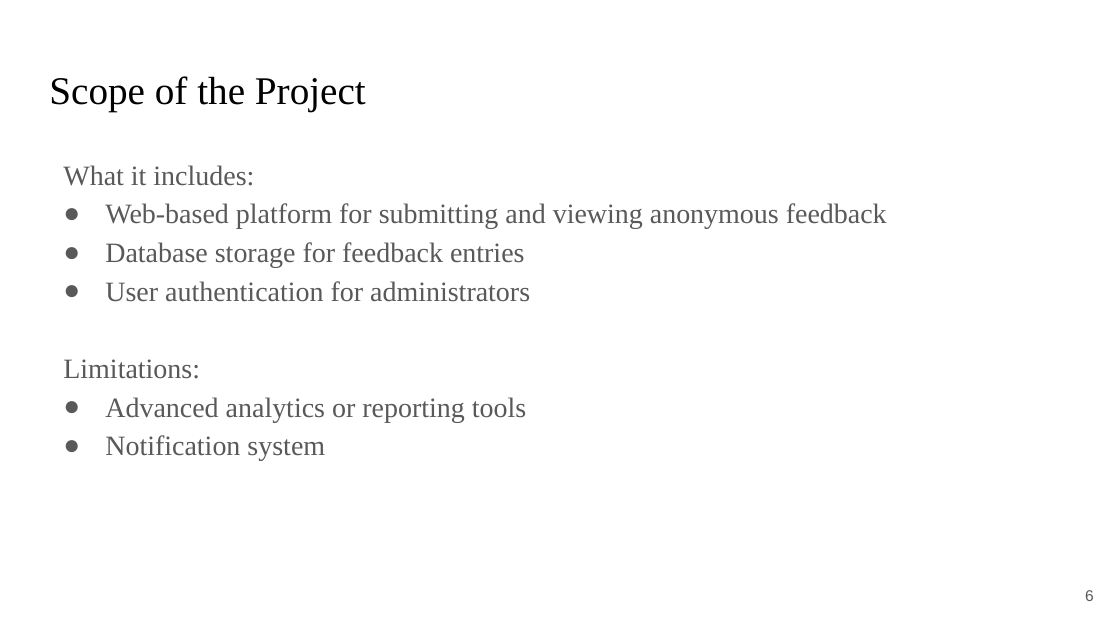
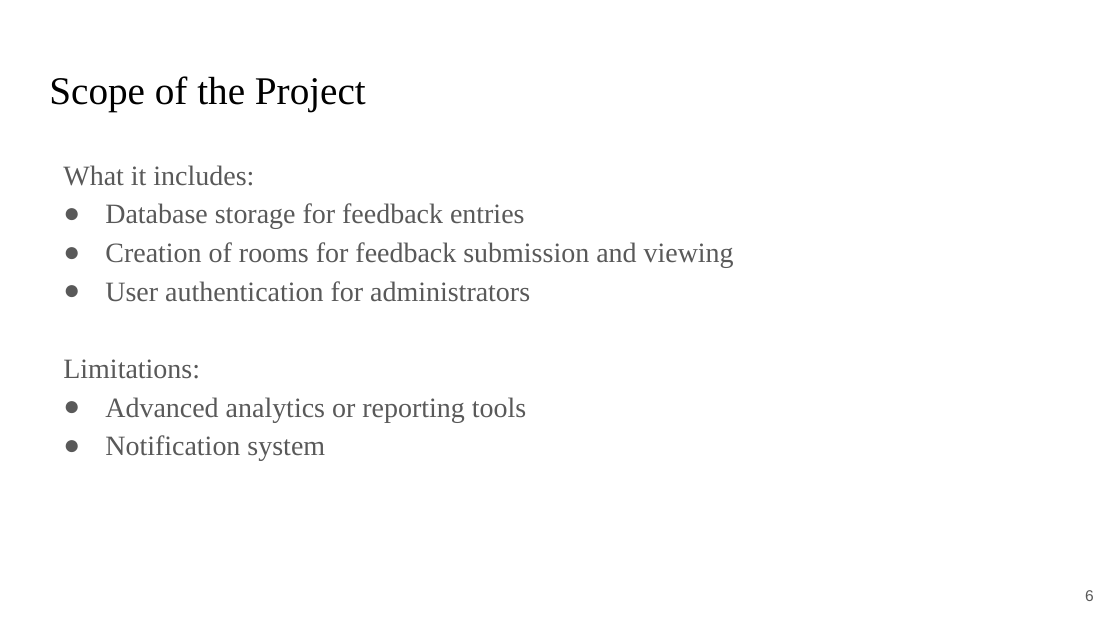
Before and after one commit to Lumineskz/AnonFeedbackWall, a slide deck: slide 6 of Presentations/Proposal Format.pptx. Drawn at 1120x630 pixels with LibreOffice and Linux fonts; fonts in the diff are those of the drawing. Boxes give left, top, right and bottom in pixels: in the first picture for what was removed or moved away, otherwise in the second. Text is boxed around its words. In the diff, an @@ line names an element or a change of style, - is before the commit and + after.

```diff
--- a/Presentations/Proposal Format.pptx
+++ b/Presentations/Proposal Format.pptx
@@ text at box(105, 203, 887, 229): paragraph removed @@
-● Web-based platform for submitting and viewing anonymous feedback
@@ text at box(105, 242, 734, 268): paragraph added @@
+● Creation of rooms for feedback submission and viewing
```
Also in this commit, not shown: 5 other slides changed, 5 other files.
